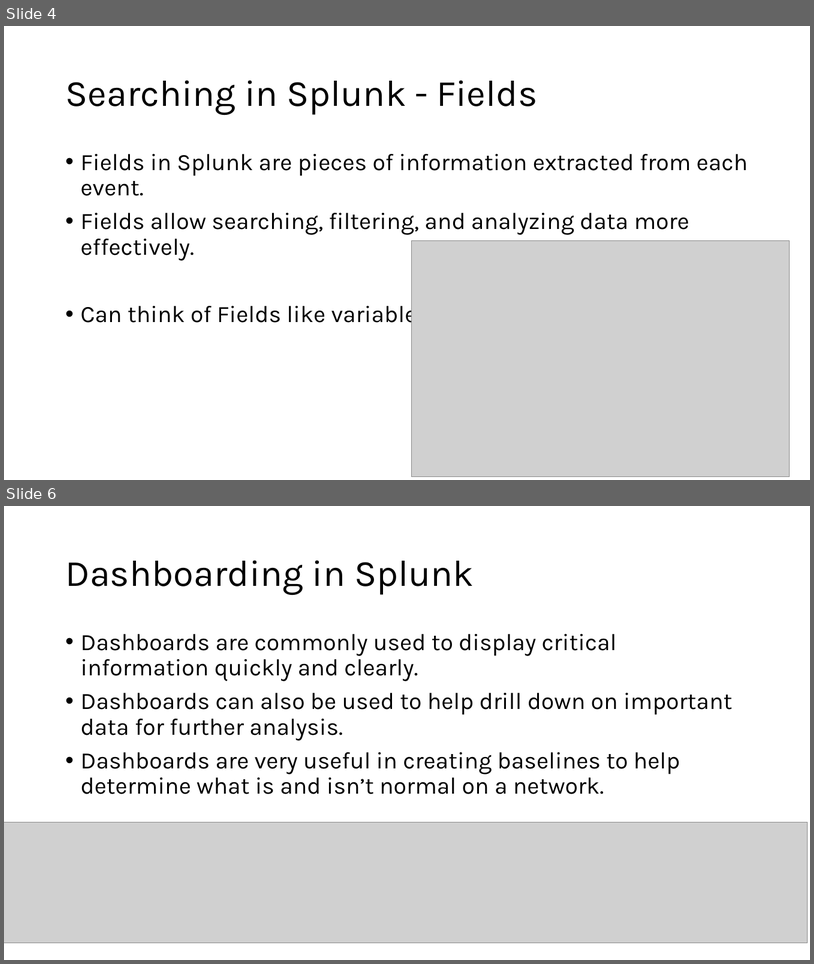
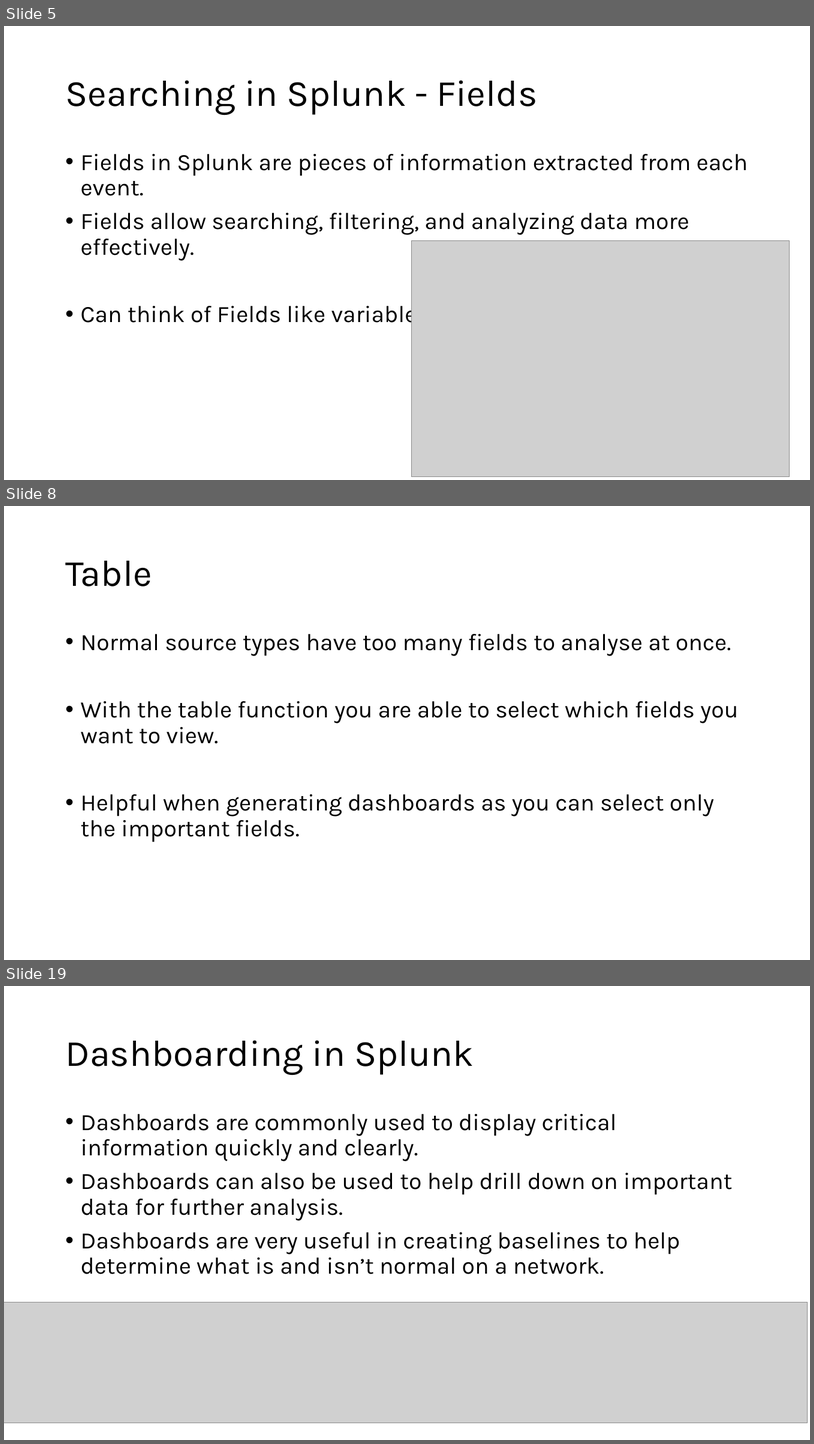
Before and after one commit to G1useppe/65sch00l, a slide deck: host/Splunk/Training Cell - Conversion course - Splunk.pptx. Shown one above the other, each under a label of ours: slides 4 and 6 before the commit, slides 5, 8 and 19 after it; the slides between them are not shown. The pictures are 814x964 and 814x1444 pixels, drawn with LibreOffice and Linux fonts; fonts in the diff are those of the drawing; grey boxes stand for pictures. Boxes give left, top, right and bottom in pixels: in the first picture for what was removed or moved away, otherwise in the second. Text is boxed around its words. In the diff, an @@ line names an element or a change of style, - is before the commit and + after.

```diff
--- a/host/Splunk/Training Cell - Conversion course - Splunk.pptx
+++ b/host/Splunk/Training Cell - Conversion course - Splunk.pptx
@@ slide 8 added at [4, 506, 810, 960], background #FFFFFF @@
@@ title added at [65, 561, 152, 586], 44 pt, text #000000 @@
+Table
@@ text added at [81, 634, 738, 842], 28 pt, text #000000 @@
+• Normal source types have too many fields to analyse at once.
+• With the table function you are able to select which fields you want to view.
+• Helpful when generating dashboards as you can select only the important fields.
@@ what was slide 4 is now slide 5 @@
@@ what was slide 6 is now slide 19 @@
```
Also in this commit, not shown: 4 slides changed, 11 other slides added, 4 slides removed, 1 other file.
